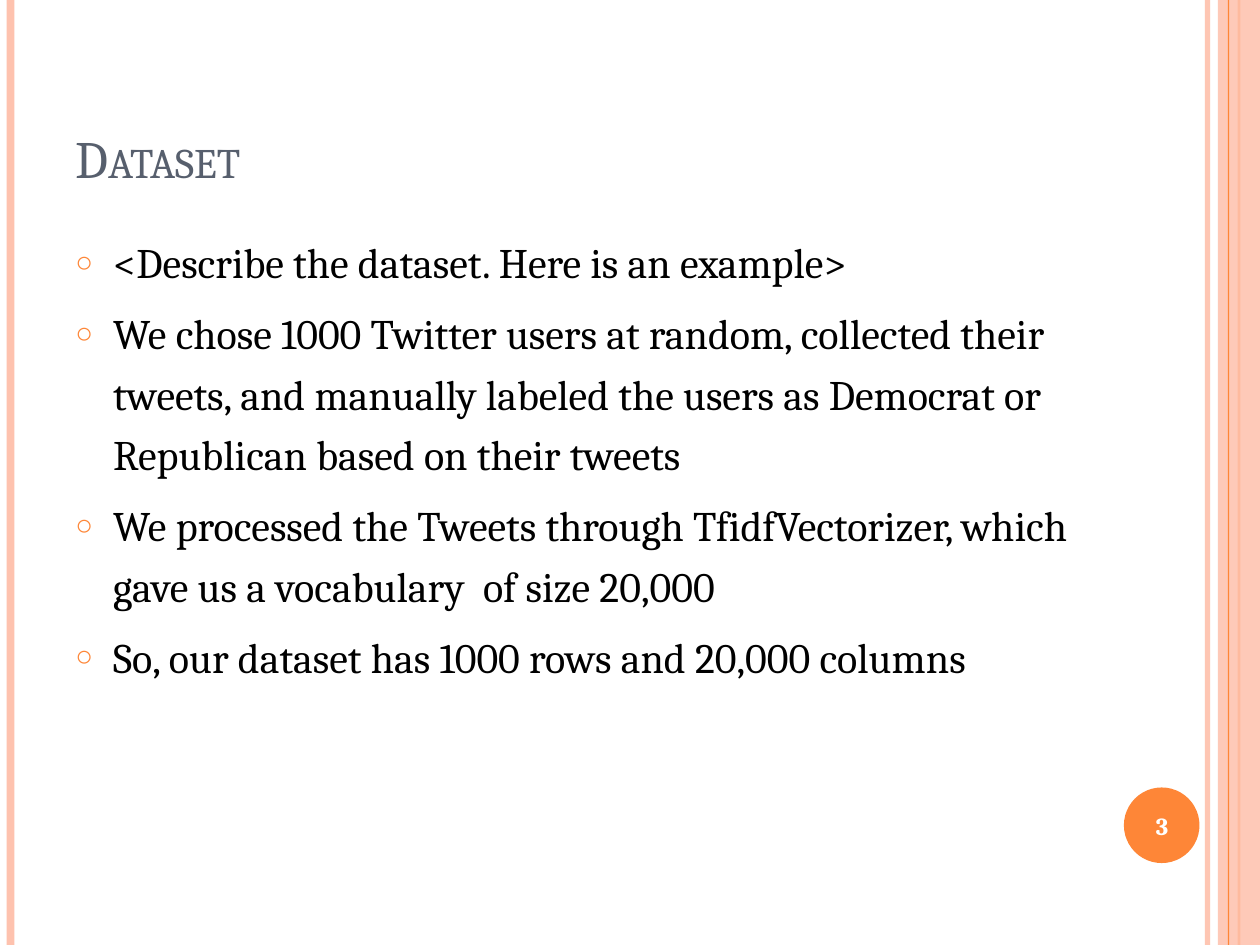
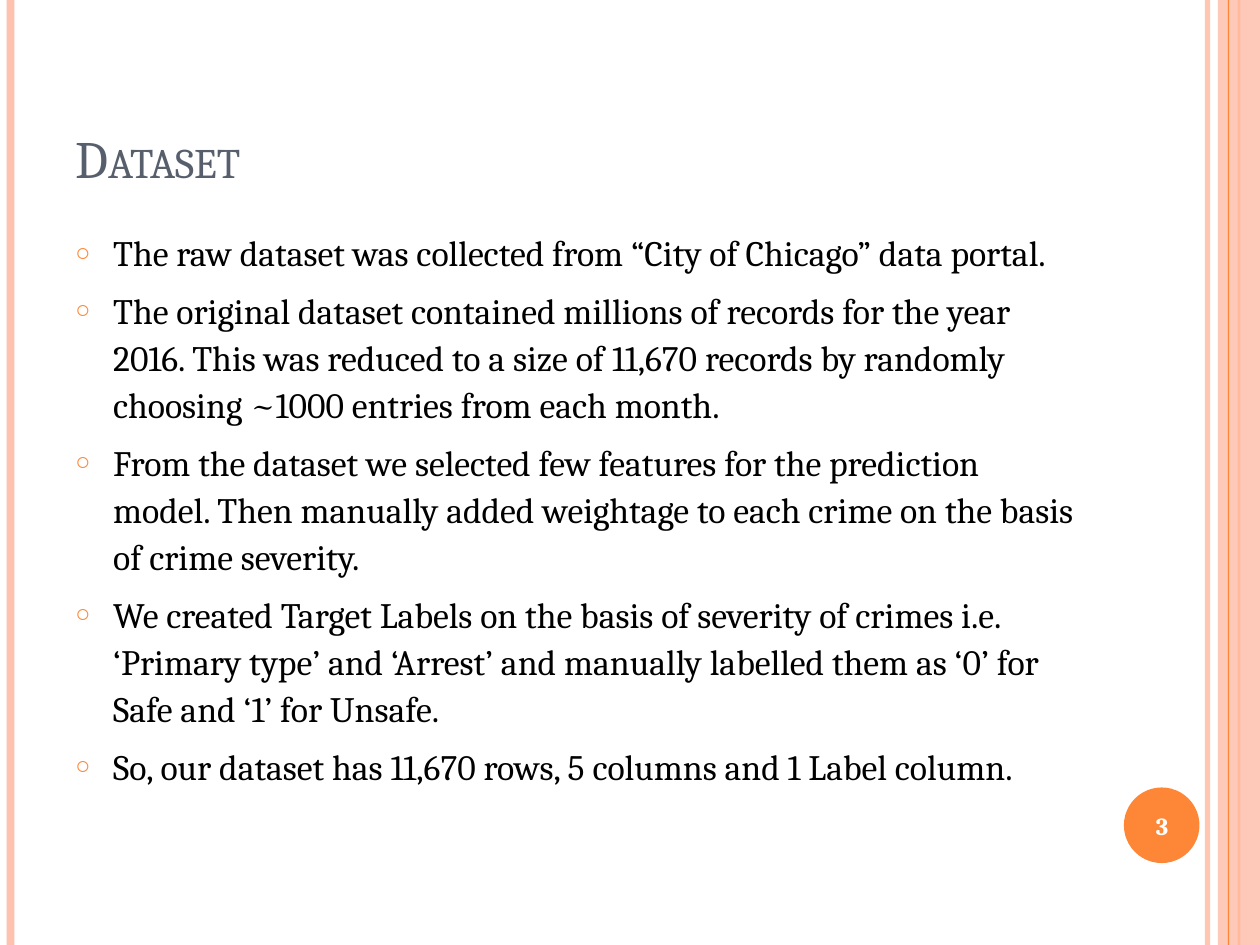
Before and after one commit to zee1159/Safe-Area-Prediction-Machine-Learning-Project, a slide deck: slide 3 of project-presentation-template.pptx. Drawn at 1260x945 pixels with LibreOffice and Linux fonts; fonts in the diff are those of the drawing. Boxes give left, top, right and bottom in pixels: in the first picture for what was removed or moved away, otherwise in the second. Text is boxed around its words. In the diff, an @@ line names an element or a change of style, - is before the commit and + after.

```diff
--- a/project-presentation-template.pptx
+++ b/project-presentation-template.pptx
@@ text at <box>113,240,1073,785</box>: text changed; size 24 to 20.4 pt @@
-○ <Describe the dataset. Here is an example>
-○ We chose 1000 Twitter users at random, collected their tweets, and manually labeled the users as Democrat or Republican based on their tweets
-○ We processed the Tweets through TfidfVectorizer, which gave us a vocabulary of size 20,000
-○ So, our dataset has 1000 rows and 20,000 columns
+○ The raw dataset was collected from “City of Chicago” data portal.
+○ The original dataset contained millions of records for the year 2016. This was reduced to a size of 11,670 records by randomly choosing ~1000 entries from each month.
+○ From the dataset we selected few features for the prediction model. Then manually added weightage to each crime on the basis of crime severity.
+○ We created Target Labels on the basis of severity of crimes i.e. ‘Primary type’ and ‘Arrest’ and manually labelled them as ‘0’ for Safe and ‘1’ for Unsafe.
+○ So, our dataset has 11,670 rows, 5 columns and 1 Label column.
```
Also in this commit, not shown: 4 other slides changed, 1 slide added, 2 other files.
